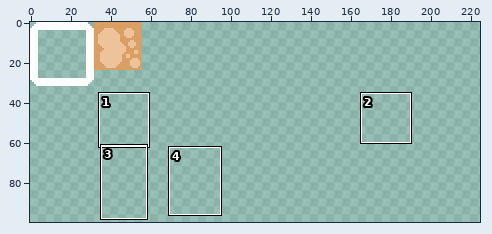
Edited in one commit: pixel-art file (assets/images/capy.aseprite). The first picture is a wide view before the edit; the outline marks the close-up.
Close-up. Earlier state:
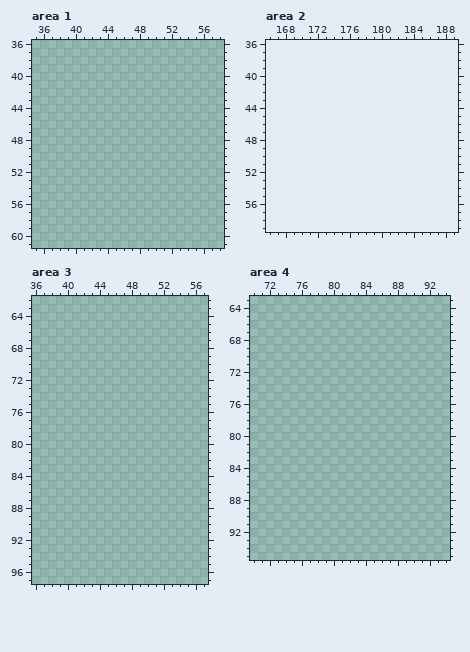
128x128 pixels, 1 frame. Shown: area 1: x 35..58, y 36..61; area 2: x 166..189, y 36..59; area 3: x 36..57, y 62..97; area 4: x 70..94, y 63..95. The old version is drawn lined up with the new one, on the new canvas. The wide view leaves out empty margins. The commit also changed other parts of the picture, which this record leaves out.
After:
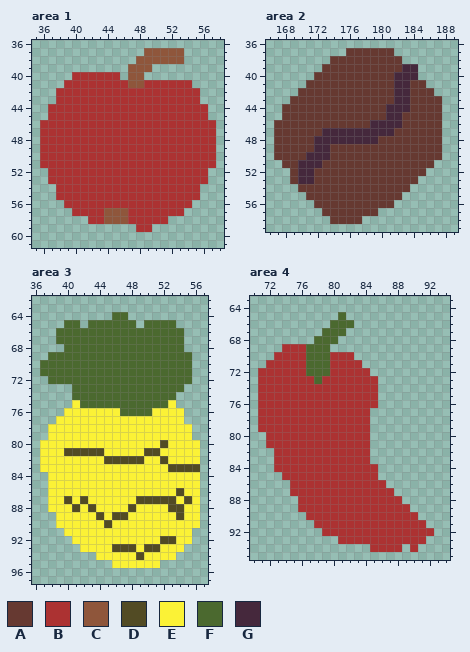
Palette (. is transparent): A #663931  B #ac3232  C #8f563b  D #524b24  E #fbf236  F #4b692f  G #45283c
Change:
canvas 128x128 -> 256x128
--- area 1
@@ x 35..58 @@
 36 ........................
-37 ........................
-38 ........................
-39 ........................
-40 ........................
-41 ........................
-42 ........................
-43 ........................
-44 ........................
-45 ........................
-46 ........................
-47 ........................
-48 ........................
-49 ........................
-50 ........................
-51 ........................
-52 ........................
-53 ........................
-54 ........................
-55 ........................
-56 ........................
-57 ........................
-58 ........................
-59 ........................
+37 ..............CCCCC.....
+38 .............CCCCCC.....
+39 ............CCC.........
+40 .....BBBBBB.CC..........
+41 ....BBBBBBBBCCBBBBBB....
+42 ...BBBBBBBBBBBBBBBBBB...
+43 ...BBBBBBBBBBBBBBBBBB...
+44 ..BBBBBBBBBBBBBBBBBBBB..
+45 ..BBBBBBBBBBBBBBBBBBBB..
+46 .BBBBBBBBBBBBBBBBBBBBBB.
+47 .BBBBBBBBBBBBBBBBBBBBBB.
+48 .BBBBBBBBBBBBBBBBBBBBBB.
+49 .BBBBBBBBBBBBBBBBBBBBBB.
+50 .BBBBBBBBBBBBBBBBBBBBBB.
+51 .BBBBBBBBBBBBBBBBBBBBBB.
+52 ..BBBBBBBBBBBBBBBBBBBB..
+53 ..BBBBBBBBBBBBBBBBBBBB..
+54 ...BBBBBBBBBBBBBBBBBB...
+55 ...BBBBBBBBBBBBBBBBBB...
+56 ....BBBBBBBBBBBBBBBB....
+57 .....BBBBCCCBBBBBBB.....
+58 .......BBCCCBBBBB.......
+59 .............BB.........
 60 ........................
--- area 2
@@ x 166..189 @@
 36 ........................
-37 ........................
-38 ........................
-39 ........................
-40 ........................
-41 ........................
-42 ........................
-43 ........................
-44 ........................
-45 ........................
-46 ........................
-47 ........................
-48 ........................
-49 ........................
-50 ........................
-51 ........................
-52 ........................
-53 ........................
-54 ........................
-55 ........................
-56 ........................
-57 ........................
-58 ........................
+37 ..........AAAAAA........
+38 ........AAAAAAAAA.......
+39 .......AAAAAAAAAAGG.....
+40 ......AAAAAAAAAAGGG.....
+41 .....AAAAAAAAAAAGGAA....
+42 ....AAAAAAAAAAAAGGAAA...
+43 ...AAAAAAAAAAAAAGGAAAA..
+44 ..AAAAAAAAAAAAAGGGAAAA..
+45 ..AAAAAAAAAAAAAGGAAAAA..
+46 .AAAAAAAAAAAAGGGGAAAAA..
+47 .AAAAAAGGGGGGGGGAAAAAA..
+48 .AAAAAGGGGGGGGAAAAAAAA..
+49 .AAAAAGGAAAAAAAAAAAAAA..
+50 .AAAAGGGAAAAAAAAAAAAAA..
+51 ..AAGGGAAAAAAAAAAAAAA...
+52 ...AGGAAAAAAAAAAAAAA....
+53 ...AGGAAAAAAAAAAAAA.....
+54 ....AAAAAAAAAAAAAA......
+55 .....AAAAAAAAAAAA.......
+56 ......AAAAAAAAAA........
+57 .......AAAAAAA..........
+58 ........AAAA............
 59 ........................
--- area 3
@@ x 36..57 @@
 63 ......................
-64 ......................
-65 ......................
-66 ......................
-67 ......................
-68 ......................
-69 ......................
-70 ......................
-71 ......................
-72 ......................
-73 ......................
-74 ......................
-75 ......................
-76 ......................
-77 ......................
-78 ......................
-79 ......................
-80 ......................
-81 ......................
-82 ......................
-83 ......................
-84 ......................
-85 ......................
-86 ......................
-87 ......................
-88 ......................
-89 ......................
-90 ......................
-91 ......................
-92 ......................
-93 ......................
-94 ......................
-95 ......................
+64 ..........FF..........
+65 ....FF.FFFFFF.FFFF....
+66 ...FFFFFFFFFFFFFFFF...
+67 ...FFFFFFFFFFFFFFFF...
+68 ....FFFFFFFFFFFFFFF...
+69 ..FFFFFFFFFFFFFFFFFF..
+70 .FFFFFFFFFFFFFFFFFFF..
+71 .FFFFFFFFFFFFFFFFFFF..
+72 ..FFFFFFFFFFFFFFFFFF..
+73 .....FFFFFFFFFFFFFF...
+74 .....FFFFFFFFFFFFF....
+75 .....EFFFFFFFFFFFE....
+76 ....EEEEEEEFFFFEEEE...
+77 ...EEEEEEEEEEEEEEEE...
+78 ..EEEEEEEEEEEEEEEEEE..
+79 ..EEEEEEEEEEEEEEEEEE..
+80 .EEEEEEEEEEEEEEEDEEEE.
+81 .EEEDDDDDEEEEEDDEEEEE.
+82 .EEEEEEEEDDDDDEEDEEEE.
+83 .EEEEEEEEEEEEEEEEDDDD.
+84 ..EEEEEEEEEEEEEEEEEEE.
+85 ..EEEEEEEEEEEEEEEEEEE.
+86 ..EEEEEEEEEEEEEEEEDEE.
+87 ..EEDEDEEEEEEDDDDDEDE.
+88 ..EEEDEDEEEEDEEEEDDEE.
+89 ...EEEEEDEDDEEEEEEDEE.
+90 ...EEEEEEDEEEEEEEEEEE.
+91 ....EEEEEEEEEEEEEEEE..
+92 .....EEEEEEEEEEEDDEE..
+93 ......EEEEDDDEDDEEE...
+94 ........EEEEEDEEEE....
+95 ..........EEEEEE......
 96 ......................
--- area 4
@@ x 70..94 @@
 64 .........................
-65 .........................
-66 .........................
-67 .........................
-68 .........................
-69 .........................
-70 .........................
-71 .........................
-72 .........................
-73 .........................
-74 .........................
-75 .........................
-76 .........................
-77 .........................
-78 .........................
-79 .........................
-80 .........................
-81 .........................
-82 .........................
-83 .........................
-84 .........................
-85 .........................
-86 .........................
-87 .........................
-88 .........................
-89 .........................
-90 .........................
-91 .........................
-92 .........................
-93 .........................
-94 .........................
+65 ...........F.............
+66 ..........FFF............
+67 .........FFF.............
+68 ........FFF..............
+69 ....BBBFFF...............
+70 ...BBBBFFFBBB............
+71 ..BBBBBFFFBBBB...........
+72 .BBBBBBFFFBBBBB..........
+73 .BBBBBBBFBBBBBBB.........
+74 .BBBBBBBBBBBBBBB.........
+75 .BBBBBBBBBBBBBBB.........
+76 .BBBBBBBBBBBBBBB.........
+77 .BBBBBBBBBBBBBB..........
+78 .BBBBBBBBBBBBBB..........
+79 .BBBBBBBBBBBBBB..........
+80 ..BBBBBBBBBBBBB..........
+81 ..BBBBBBBBBBBBB..........
+82 ...BBBBBBBBBBBB..........
+83 ...BBBBBBBBBBBB..........
+84 ...BBBBBBBBBBBBB.........
+85 ....BBBBBBBBBBBB.........
+86 .....BBBBBBBBBBBB........
+87 .....BBBBBBBBBBBBB.......
+88 ......BBBBBBBBBBBBB......
+89 ......BBBBBBBBBBBBBB.....
+90 .......BBBBBBBBBBBBBB....
+91 ........BBBBBBBBBBBBBB...
+92 .........BBBBBBBBBBBBBB..
+93 ...........BBBBBBBBBBB...
+94 ...............BBBB.B....
 95 .........................
Boxes around the changes in both close-ups, in picture pixels (x1, y1, x2, y2):
added: (40, 48, 216, 232)
added: (274, 48, 442, 224)
added: (40, 312, 200, 568)
added: (258, 312, 434, 552)
